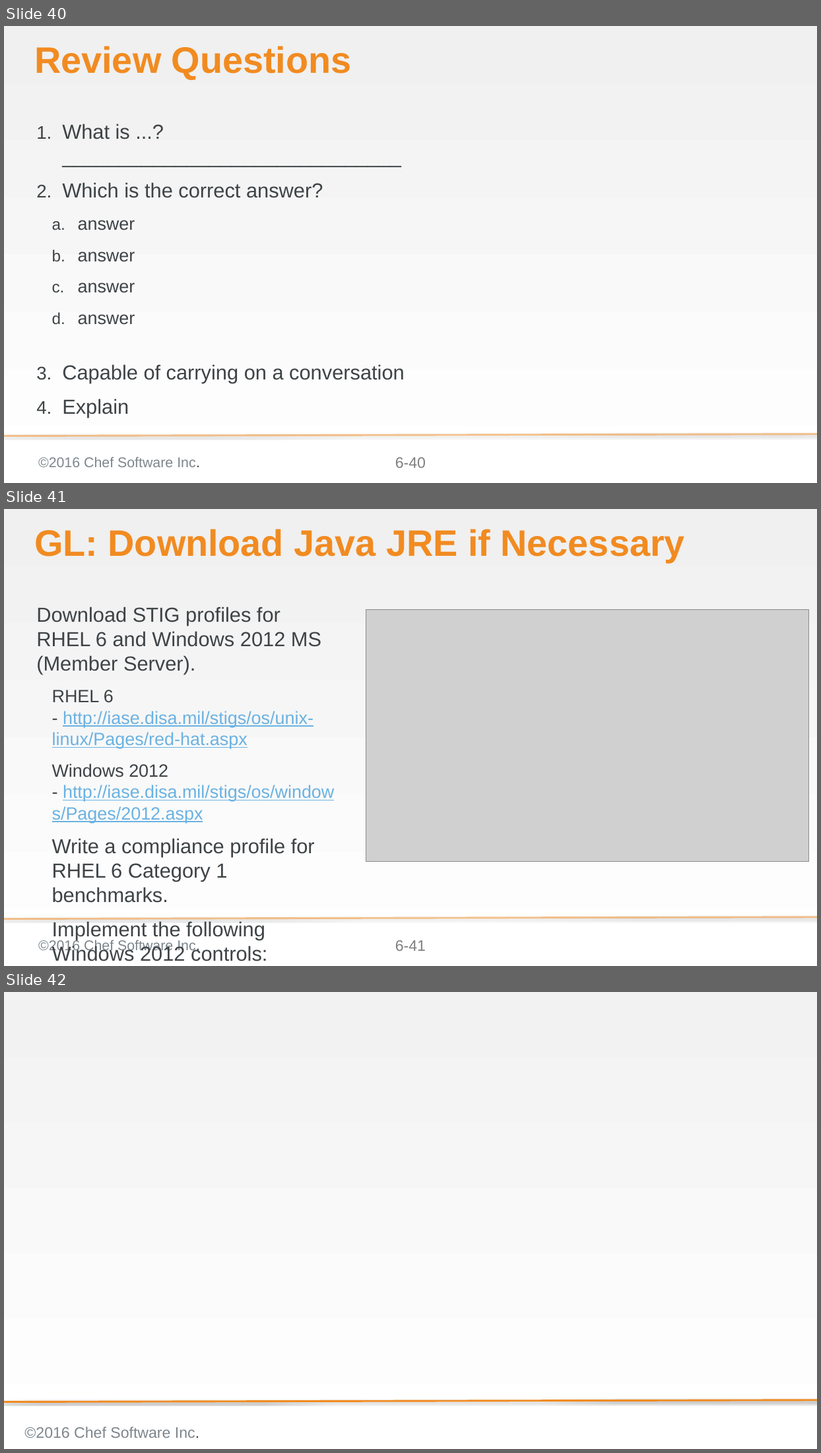
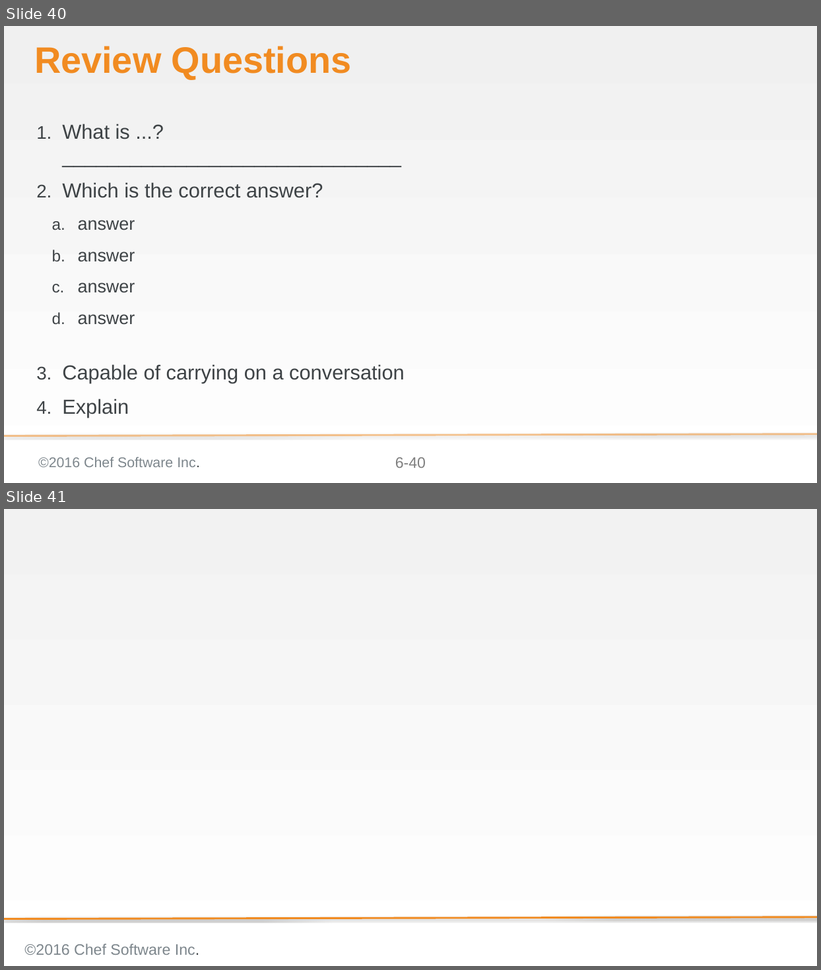
Before and after one commit to bchamby/chef-compliance-installation-configuration-operation, a slide deck: 06-compliance-frameworks-inspec.pptx. Shown one above the other, each under a label of ours: slides 40, 41 and 42 before the commit, slides 40 and 41 after it. The pictures are 821x1453 and 821x970 pixels, drawn with LibreOffice and Linux fonts; fonts in the diff are those of the drawing; grey boxes stand for pictures; background and template pictures are left out. Boxes give left, top, right and bottom in pixels: in the first picture for what was removed or moved away, otherwise in the second. Text is boxed around its words. In the diff, an @@ line names an element or a change of style, - is before the commit and + after.

Commit message:
deleted tbd slide

```diff
--- a/06-compliance-frameworks-inspec.pptx
+++ b/06-compliance-frameworks-inspec.pptx
@@ slide 41 removed at (x1=4, y1=509, x2=817, y2=966), background gradient #F0F0F0 to #FFFFFF; not listed: 3 template elements that a slide beside it also shows @@
@@ title removed at (x1=34, y1=529, x2=685, y2=562) @@
-GL: Download Java JRE if Necessary
@@ text removed at (x1=36, y1=607, x2=334, y2=962) @@
-Download STIG profiles for RHEL 6 and Windows 2012 MS (Member Server).
-  RHEL 6 - http://iase.disa.mil/stigs/os/unix-linux/Pages/red-hat.aspx
-  Windows 2012 - http://iase.disa.mil/stigs/os/windows/Pages/2012.aspx
-Write a compliance profile for RHEL 6 Category 1 benchmarks.
-Implement the following Windows 2012 controls: V-1073, V-2374
@@ picture removed at (x1=366, y1=609, x2=809, y2=861) @@
@@ what was slide 42 is now slide 41 @@
```
